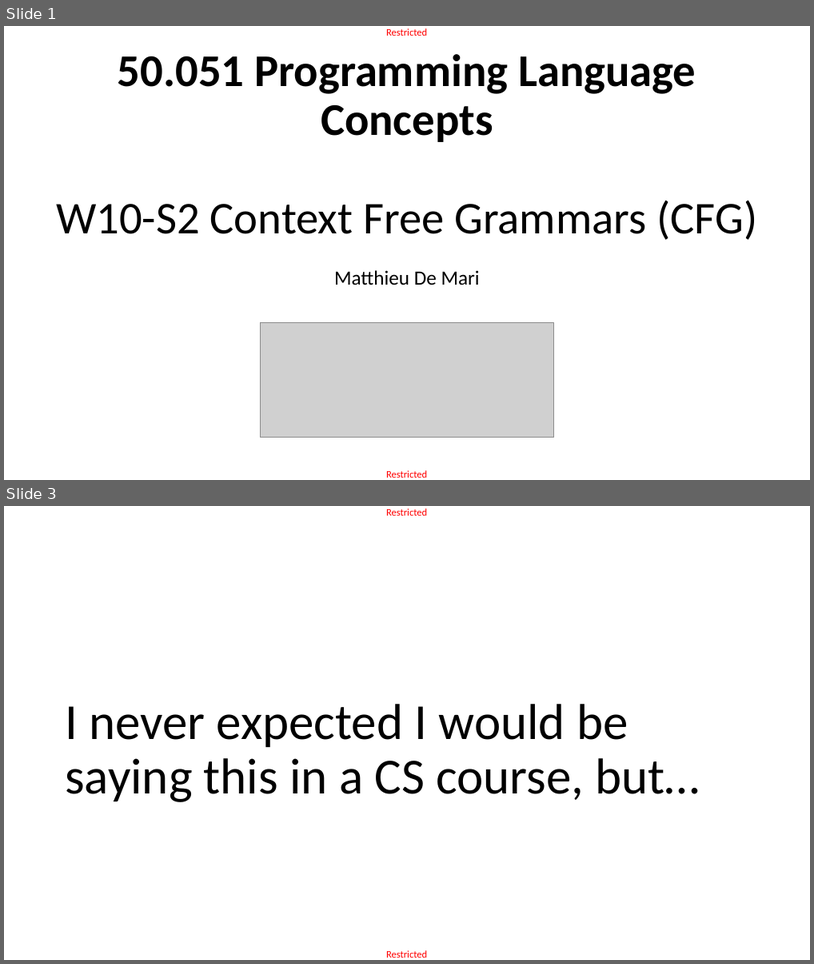
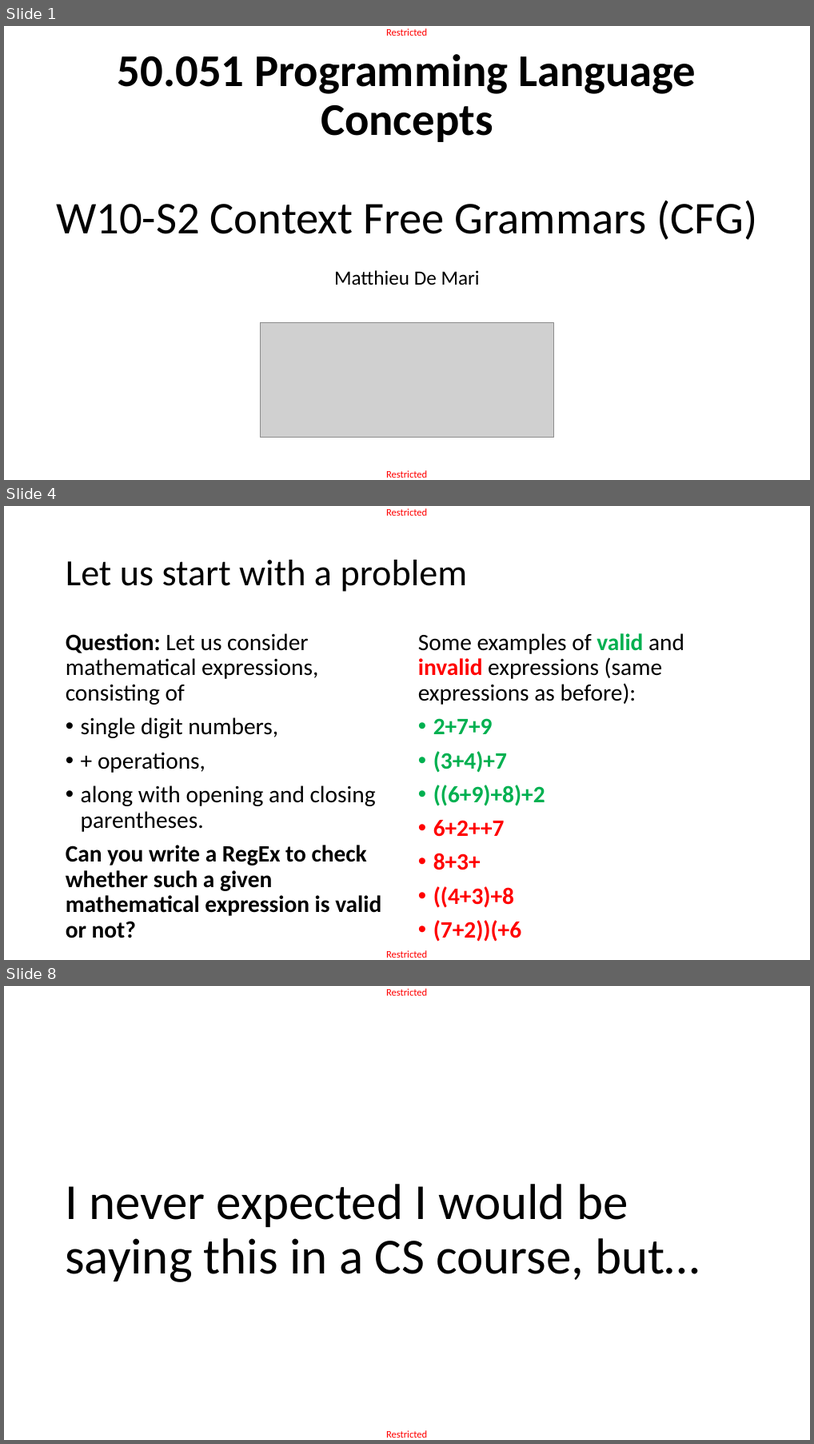
Before and after one commit to matthieudemari/SUTD_PLC_50_051, a slide deck: W10/W10S2/W10S2.pptx. Shown one above the other, each under a label of ours: slides 1 and 3 before the commit, slides 1, 4 and 8 after it; the slides between them are not shown. The pictures are 814x964 and 814x1444 pixels, drawn with LibreOffice and Linux fonts; fonts in the diff are those of the drawing; grey boxes stand for pictures. Boxes give left, top, right and bottom in pixels: in the first picture for what was removed or moved away, otherwise in the second. Text is boxed around its words. In the diff, an @@ line names an element or a change of style, - is before the commit and + after.

```diff
--- a/W10/W10S2/W10S2.pptx
+++ b/W10/W10S2/W10S2.pptx
@@ slide 4 added at (x1=4, y1=506, x2=810, y2=960), background #FFFFFF; not listed: 2 template elements that a slide beside it also shows @@
@@ title added at (x1=66, y1=560, x2=468, y2=592), 44 pt, text #000000 @@
+Let us start with a problem
@@ text added at (x1=66, y1=633, x2=382, y2=938), 28 pt, text #000000 @@
+Question: Let us consider mathematical expressions, consisting of
+• single digit numbers,
+• + operations,
+• along with opening and closing parentheses.
+Can you write a RegEx to check whether such a given mathematical expression is valid or not?
@@ text added at (x1=418, y1=633, x2=685, y2=941), 28 pt, text #000000, bold @@
+Some examples of valid and invalid expressions (same expressions as before):
+• 2+7+9
+• (3+4)+7
+• ((6+9)+8)+2
+• 6+2++7
+• 8+3+
+• ((4+3)+8
+• (7+2))(+6
@@ what was slide 3 is now slide 8 @@
```
Also in this commit, not shown: 35 other slides added, 2 slides removed.
